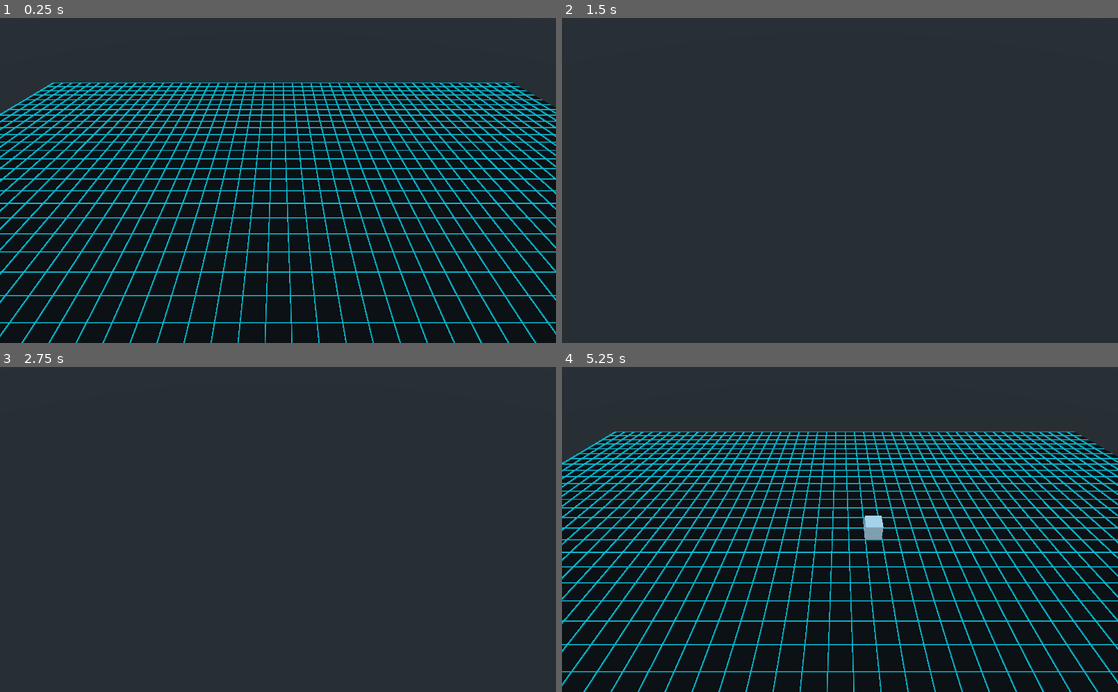
Above: before the commit, frames 1-4 (two rows, left to right).
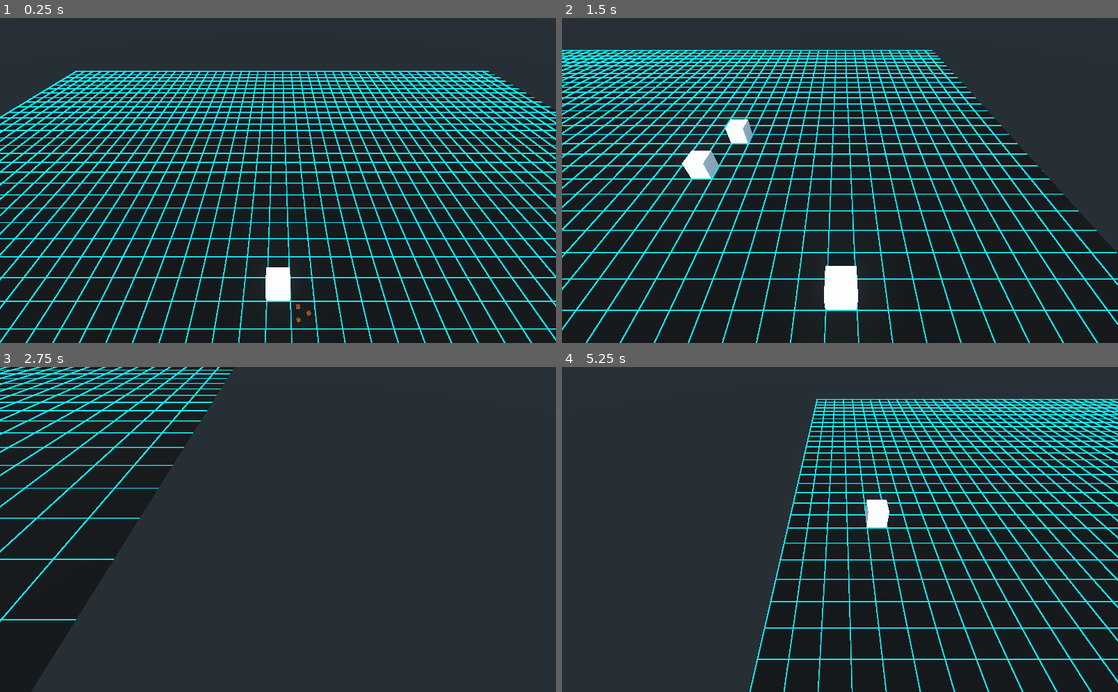
Above: after the commit, the same moments.

Repository: Kiskadee-dev/city-game-prototype
Game: Godot game, scene res://Scene.tscn
The game is run twice, just before and just after one commit, with the same random seed, the same clock (stepped at 60 frames per second) and the same inputs. The project has no main scene, so this scene is started directly.
Inputs (mouse positions are in pixels of both pictures, inside the frame that each line leads up to):
- Up to frame 1 (0.25 s): no input
- Up to frame 2 (1.5 s): tap Enter at 0.5 s; move the mouse to (962, 164) at 0.52 s; hold Right (ui_right) 0.53-1.28 s; click (962, 164) at 0.67 s; move the mouse to (728, 196) at 1.27 s; hold Page Down (ui_page_down) from 1.28 s (still down)
- Up to frame 3 (2.75 s): tap Space at 2 s; move the mouse to (333, 458) at 2.02 s; release Page Down (ui_page_down) at 2.03 s; hold Right (ui_right) from 2.03 s (still down)
- Up to frame 4 (5.25 s): move the mouse to (812, 594) at 2.77 s; release Right (ui_right) at 2.78 s; hold Page Up (ui_page_up) 2.78-3.53 s; click (812, 594) at 2.92 s; tap Enter at 3.5 s; move the mouse to (1006, 578) at 3.52 s; hold Left (ui_left) 3.53-5.03 s; move the mouse to (673, 480) at 4.27 s; move the mouse to (867, 529) at 5.02 s; hold Page Down (ui_page_down) from 5.03 s (still down); click (867, 529) at 5.17 s

The runs differ from the first frame. In frame 1, 34% of the frame differs, in the area x 0-100%, y 16-100%; in frame 2, 38%; in frame 3, 4.6%; in frame 4, 51%, in the area x 0-100%, y 9-100%.

Commit message:
Small village, Improved camera and DB

Diff:
--- a/Camera.gd
+++ b/Camera.gd
@@ -2,9 +2,15 @@
 
 export (PackedScene) var testBuilding:PackedScene = load("res://UnitEntity.tscn")
 var movement_vect: Vector3
+var zoom_vect = 0 #local z of camera
 var zoom: float = 0
 export var speed = 200
-
+var current_speed = 0.0
+var current_zoom_speed = 0.0
+var accel = .01
+var zoom_accel = .1
+var zoom_maxpeed = 50
+var maxzoom = 20
 
 var process_click:bool = false
 var evpos:Vector2
@@ -43,6 +49,7 @@
 	if SelectionManager.previewObject:
 		SelectionManager.previewObject.translation = ClickManager.last_hover_pos
 	movement_vect = Vector3()
+	zoom_vect = 0
 	if Input.is_action_pressed("ui_up"):
 		movement_vect.z -= 1
 	if Input.is_action_pressed("ui_down"):
@@ -52,5 +59,25 @@
 	if Input.is_action_pressed("ui_right"):
 		movement_vect.x += 1
 	if Input.is_action_pressed("ui_page_down"):
-		pass
-	global_translate((movement_vect*speed*delta))
+		zoom_vect -= 1
+	if Input.is_action_pressed("ui_page_up"):
+		zoom_vect += 1
+
+	var moving:Vector3 = movement_vect
+	moving.x = abs(movement_vect.x)
+	moving.y = abs(movement_vect.y)
+	moving.z = abs(movement_vect.z)
+
+	if(moving > Vector3()):
+		current_speed = lerp(current_speed, speed, accel)
+	else:
+		current_speed = 0
+
+	if abs(zoom_vect) > 0:
+		current_zoom_speed = lerp(current_zoom_speed, zoom_maxpeed, zoom_accel)
+		global_translate(Vector3(0,zoom_vect*current_zoom_speed*delta, 0))
+		translation.y = clamp(translation.y, 5, 20)
+	else:
+		current_zoom_speed = 0
+
+	global_translate((movement_vect*current_speed*delta))
--- a/DB.gd
+++ b/DB.gd
@@ -3,34 +3,39 @@
 
 var Region:Array = [Vector3(0,0,0)] #Vector3 = region
 
-var Grid:Array = [
-	{
-	"id":0,
-	"position":Vector3(0,0,0),
-	"fk_region":Vector3(0,0,0)
+var Grid:Dictionary = {
+	0:{
+		"position":Vector3(0,0,0),
+		"fk_region":Vector3(0,0,0)
 	},
-	{
-	"id":1,
-	"position":Vector3(0,0,0),
-	"fk_region":Vector3(0,0,0)
+	1:{
+		"position":Vector3(0,0,0),
+		"fk_region":Vector3(0,0,0)
 	}
-]
+}
 
-var Entidade:Array = [
-	{
-		"id":0,
+var Entidade:Dictionary = {
+	0:{
 		"position":Vector3(2,0,2),
-		"fk_grid":0
+		"tipo":"cidade",
 	},
-	{
-		"id":1,
+	1:{
 		"position":Vector3(30,0,2),
-		"fk_grid":1
+		"tipo":"unidade",
 	}
-]
-var Cidade:Array = [
-	{
-		"fk_eid":0,
+}
+
+var EntidadeReside:Dictionary = {
+	0:{
+		"gid":0
+	},
+	1:{
+		"gid":1
+	}
+}
+
+var Cidade:Dictionary = {
+	0:{
 		"name":"cacatua",
 		"population":0,
 		"gold":0,
@@ -39,22 +44,33 @@
 		"copper":0,
 		"food":1000
 	}
-]
-var Unidade:Array = [
-	{
-		"fk_eid":1,
+}
+
+var Unidade:Dictionary = {
+	1:{
 		"life":200,
 		"damage":100,
 		"defence":10,
 		"speed":2,
 		"payment":2
 	}
-]
-var Actions:Array = [
-	{
-		"id":1,
+}
+
+var Actions:Dictionary = {
+	1:{
 		"start_time":0,
 		"duration":200,
 		"fk_unit":1
 	}
-]
+}
+
+func GetEntity(id):
+	for key in Entidade:
+		match Entidade[key]["tipo"]:
+			"cidade":
+				return Cidade[key]
+			"unidade":
+				return Unidade[key]
+			_:
+				printerr("Unexpected "+str(Entidade[key]["tipo"]))
+		return true
--- /dev/null
+++ b/Entidade.gd
@@ -0,0 +1,8 @@
+extends Spatial
+
+var entity_id:int
+export var width = 1
+export var length = 1
+
+func get_type():
+	return DB.Entidade[entity_id]["tipo"]
--- a/MapData.gd
+++ b/MapData.gd
@@ -15,24 +15,24 @@
 func load_region_data():
 	if DB.Region.has(Region.RegionID):
 		for grids in DB.Grid:
-			if grids["fk_region"] == Region.RegionID:
-				for Entidade in DB.Entidade:
-					if Entidade["fk_grid"] == grids["id"]:
-						#Verifica se é unidade ou cidade
-						for Cidade in DB.Cidade:
-							if Cidade["fk_eid"] == Entidade["id"]:
+			if DB.Grid[grids]["fk_region"] == Region.RegionID:
+				for Entidade in DB.EntidadeReside:
+					if DB.EntidadeReside[Entidade]["gid"] == grids:
+						match DB.Entidade[Entidade]["tipo"]:
+							"cidade":
 								print("City in DB!")
 								var city = load(SelectionManager.entityDB["city"])
-								var position = Entidade["position"]
+								var position = DB.Entidade[Entidade]["position"]
 								Region.add_entity(city, position)
 								pass #Spawn city
-						for Unidade in DB.Unidade:
-							if Unidade["fk_eid"] == Entidade["id"]:
+							"unidade":
 								var Unit = load(SelectionManager.entityDB["constructor"])
-								var position = Entidade["position"]
+								var position = DB.Entidade[Entidade]["position"]
 								Region.add_entity(Unit, position)
 								print("Unit in DB!")
 								pass #Spawn Unit
+							_:
+								printerr("Coisa de tipo invalido")
 
 func get_encoded_at(key:Vector3)->Node:
 	if MapData.has(key):
--- a/Scene.tscn
+++ b/Scene.tscn
@@ -9,6 +9,9 @@
 background_mode = 2
 background_sky = SubResource( 1 )
 ambient_light_color = Color( 1, 1, 1, 1 )
+glow_enabled = true
+
+[sub_resource type="CubeMesh" id=3]
 
 [node name="Spatial" type="Spatial"]
 
@@ -16,10 +19,17 @@
 environment = SubResource( 2 )
 
 [node name="Camera" type="Camera" parent="."]
-transform = Transform( 1, 0, 0, 0, 0.707107, 0.707107, 0, -0.707107, 0.707107, 0, 19.659, 0 )
+transform = Transform( 1, 0, 0, 0, 0.707107, 0.707107, 0, -0.707107, 0.707107, 0, 20, 7.651 )
+current = true
+size = 40.0
 script = ExtResource( 1 )
 
-[node name="RayCast" type="RayCast" parent="Camera"]
-transform = Transform( 1, 0, 0, 0, 0.707107, -0.707107, 0, 0.707107, 0.707107, 0, -13.901, -13.901 )
+[node name="Region" parent="." instance=ExtResource( 2 )]
 
-[node name="Region" parent="." instance=ExtResource( 2 )]
+[node name="DirectionalLight" type="DirectionalLight" parent="."]
+transform = Transform( 1, 0, 0, 0, 0.719461, 0.694533, 0, -0.694533, 0.719461, -3.91637, 25.7964, 26.9484 )
+shadow_enabled = true
+
+[node name="MeshInstance" type="MeshInstance" parent="."]
+mesh = SubResource( 3 )
+material/0 = null
--- a/Selection_manager.gd
+++ b/Selection_manager.gd
@@ -1,7 +1,7 @@
 extends Node
 
 var entityDB:Dictionary = {
-"city":"res://CityEntity.tscn",
+"city":"res://VillageEntity.tscn",
 "constructor":"res://UnitEntity.tscn"
 }
 
--- /dev/null
+++ b/VillageEntity.tscn
@@ -0,0 +1,14 @@
+[gd_scene load_steps=2 format=2]
+
+[ext_resource path="res://Lil House.tscn" type="PackedScene" id=1]
+
+[node name="VillageEntity" type="Spatial"]
+
+[node name="Lil House" parent="." instance=ExtResource( 1 )]
+transform = Transform( 0.12177, 0, 0, 0, 0.12177, 0, 0, 0, 0.12177, -0.361152, -0.883184, -0.515026 )
+
+[node name="Lil House2" parent="." instance=ExtResource( 1 )]
+transform = Transform( 0.107501, 0, 0.0571954, 0, 0.12177, 0, -0.0571954, 0, 0.107501, 0.480952, -0.883184, -0.0298733 )
+
+[node name="Lil House3" parent="." instance=ExtResource( 1 )]
+transform = Transform( 0.0641401, 0, -0.103508, 0, 0.12177, 0, 0.103508, 0, 0.0641401, -0.380982, -0.883184, 0.438806 )
Not shown: 1 places in Scene.tscn that only renumber resources
